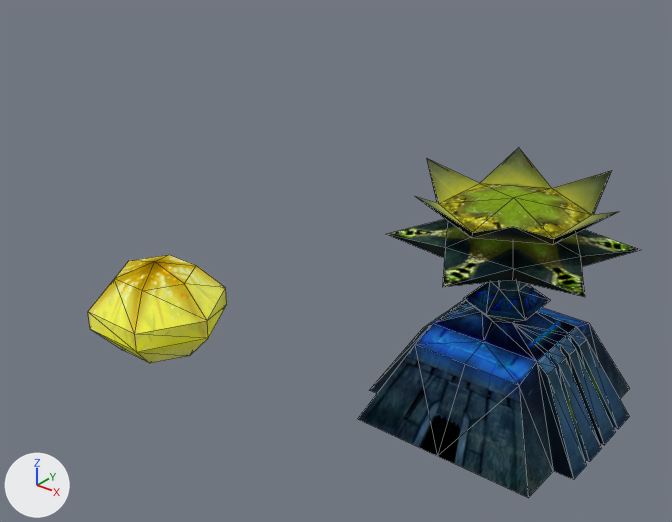
The glTF model gltf/tower.gltf, before and after one commit.
The view is the same before and after, from a 50 mm lens placed at (160.6, -130.9, 123.6), pointed at (43.7, 15.3, 33.0). The lights are fixed; the arrows at lower left show +X, +Y and +Z. Mesh edges are drawn as thin lines.

The older version as bpy lines, for what is in view:
```python
me_mesh_0 = bpy.data.meshes.new('Mesh_0')
me_mesh_0.from_pydata(...)  # 26 vertices, 48 faces; spans x -17.1..17.1, y -14.8..14.8, z 0.0..25.3
me_mesh_0.materials.append(mat_material_0)  # picture img_tower_png
me_mesh_1 = bpy.data.meshes.new('Mesh_1')
me_mesh_1.from_pydata(...)  # 19 vertices, 30 faces; spans x 55.5..100.6, y 11.4..51.4, z 47.9..55.0
me_mesh_1.materials.append(mat_material_1)  # picture img_tower_1_png
me_mesh_2 = bpy.data.meshes.new('Mesh_2')
me_mesh_2.from_pydata(...)  # 19 vertices, 24 faces; spans x 55.1..101.0, y 4.9..57.9, z 40.5..47.2
me_mesh_2.materials.append(mat_material_2)  # picture img_tower_2_png
me_mesh_3 = bpy.data.meshes.new('Mesh_3')
me_mesh_3.from_pydata(...)  # 108 vertices, 166 faces; spans x 51.7..103.7, y 6.9..56.7, z 0.7..54.6
me_mesh_3.materials.append(mat_material_3)  # picture img_tower_3_png
ob_mesh_0 = bpy.data.objects.new('Mesh_0', me_mesh_0)
ob_mesh_0.location = (0.0, 0.0, 0.0)
ob_mesh_1 = bpy.data.objects.new('Mesh_1', me_mesh_1)
ob_mesh_1.location = (0.0, 0.0, 0.0)
ob_mesh_2 = bpy.data.objects.new('Mesh_2', me_mesh_2)
ob_mesh_2.location = (0.0, 0.0, 0.0)
ob_mesh_3 = bpy.data.objects.new('Mesh_3', me_mesh_3)
ob_mesh_3.location = (0.0, 0.0, 0.0)
```
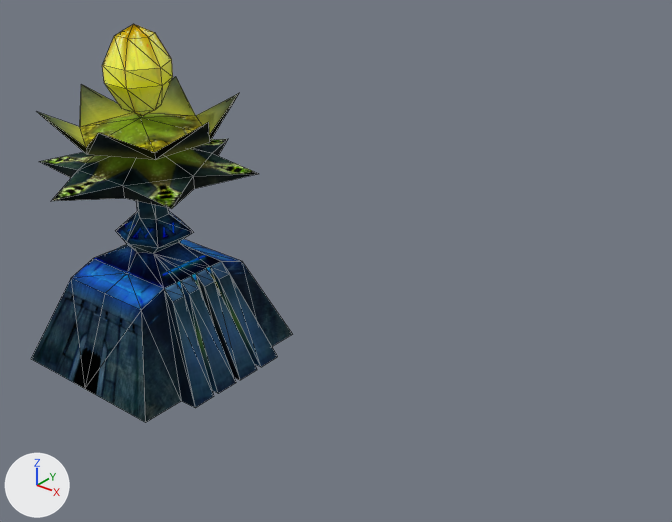
Changed parts and their boxes [x1, y1, x2, y2] in the pictures (672 x 522 px):
'Mesh_3', moved
    before: [358, 280, 630, 498]
    after: [31, 201, 292, 423]
'Mesh_1', moved
    before: [416, 148, 619, 245]
    after: [37, 77, 239, 160]
'Mesh_2', moved
    before: [387, 219, 640, 297]
    after: [39, 139, 259, 209]
'Mesh_0', moved
    before: [88, 255, 227, 363]
    after: [102, 24, 173, 116]

What changed in the scene script:
```text
Change ob_mesh_0:
    add ob_mesh_0.parent = ob_fangyu4
Change ob_mesh_1:
    add ob_mesh_1.parent = ob_fangyu3
Change ob_mesh_2:
    add ob_mesh_2.parent = ob_fangyu2
Change ob_mesh_3:
    add ob_mesh_3.parent = ob_fangyu1
Add ob_fangyu1:
    ob_fangyu1 = bpy.data.objects.new('fangyu1', None)
    ob_fangyu1.parent = ob_gruop1
    ob_fangyu1.location = (-77.74, -31.38, -41.43)
    ob_fangyu1.scale = (1.0, 1.0, 1.18)
Add ob_gruop1:
    ob_gruop1 = bpy.data.objects.new('gruop1', None)
    ob_gruop1.parent = ob_node_0
    ob_gruop1.location = (-0.868, 0.791, 41.37)
Add ob_node_0:
    ob_node_0 = bpy.data.objects.new('Node_0', None)
    ob_node_0.location = (0.0, 0.0, 0.0)
Add ob_fangyu2:
    ob_fangyu2 = bpy.data.objects.new('fangyu2', None)
    ob_fangyu2.parent = ob_gruop1
    ob_fangyu2.location = (-77.74, -31.38, -41.43)
    ob_fangyu2.scale = (1.0, 1.0, 1.18)
Add ob_fangyu3:
    ob_fangyu3 = bpy.data.objects.new('fangyu3', None)
    ob_fangyu3.parent = ob_gruop1
    ob_fangyu3.location = (-77.74, -31.38, -41.43)
    ob_fangyu3.scale = (1.0, 1.0, 1.18)
Add ob_fangyu4:
    ob_fangyu4 = bpy.data.objects.new('fangyu4', None)
    ob_fangyu4.parent = ob_gruop1
    ob_fangyu4.location = (0.29, 0.00379, 19.89)
    ob_fangyu4.scale = (0.445, 0.445, 0.816)
```
